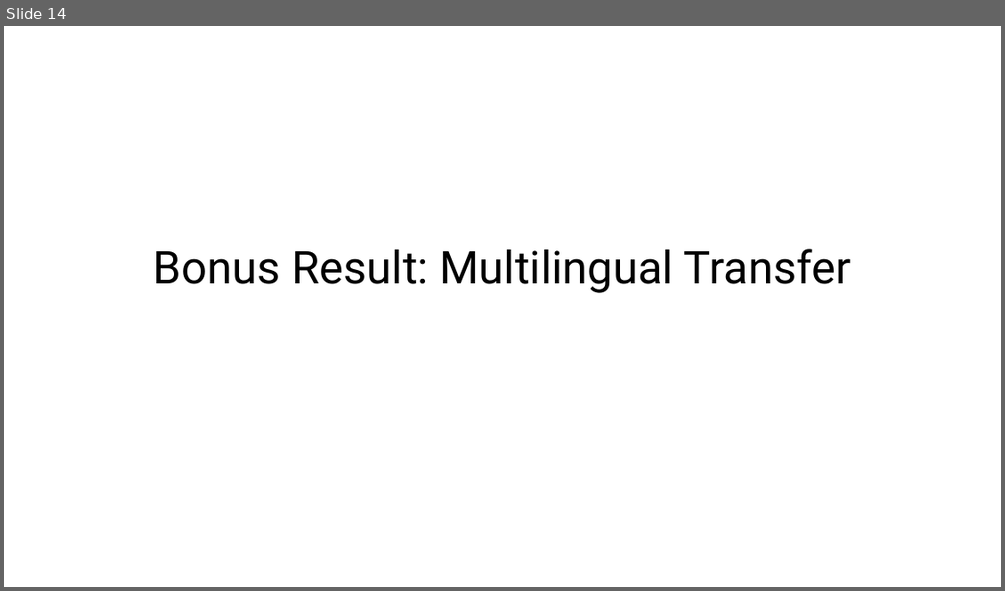
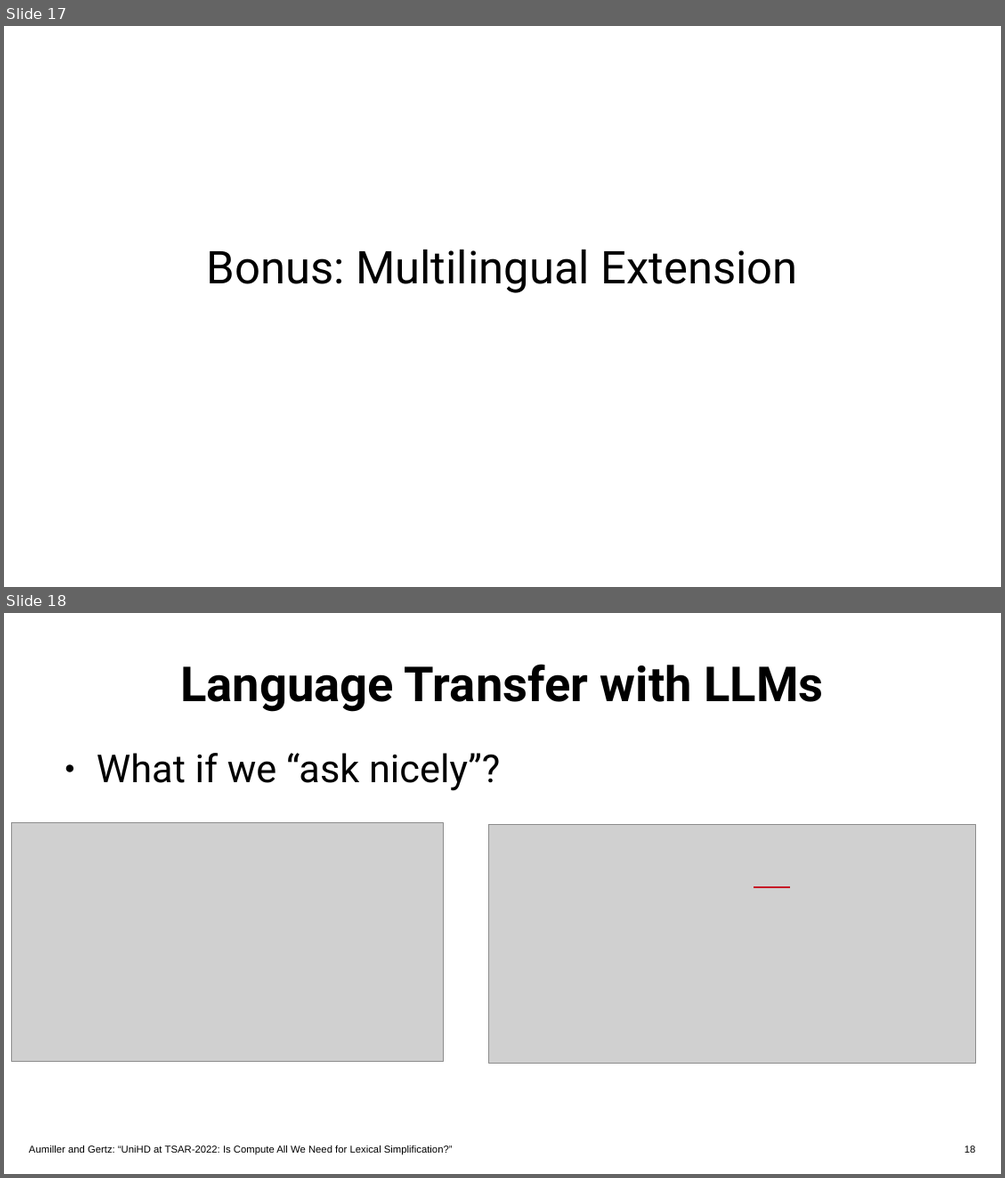
Before and after one commit to dennlinger/TSAR-2022-Shared-Task, a slide deck: presentation/uniHD_tsar.pptx. Shown one above the other, each under a label of ours: slide 14 before the commit, slides 17 and 18 after it. The pictures are 1005x591 and 1005x1178 pixels, drawn with LibreOffice and Linux fonts; fonts in the diff are those of the drawing; grey boxes stand for pictures; background and template pictures are left out. Boxes give left, top, right and bottom in pixels: in the first picture for what was removed or moved away, otherwise in the second. Text is boxed around its words. In the diff, an @@ line names an element or a change of style, - is before the commit and + after.

```diff
--- a/presentation/uniHD_tsar.pptx
+++ b/presentation/uniHD_tsar.pptx
@@ slide 18 added at <box>4,613,1001,1174</box>, background #FFFFFF @@
@@ text added at <box>180,664,823,712</box>, 38.5 pt, text #000000, bold @@
+Language Transfer with LLMs
@@ text added at <box>97,753,500,791</box>, 30.7 pt, text #000000 @@
+● What if we “ask nicely”?
@@ picture added at <box>12,823,444,1062</box> @@
@@ picture added at <box>489,825,976,1063</box> @@
@@ line added from (754, 887) to (790, 887), #C61826 1.5 pt @@
@@ free added at <box>29,1140,693,1155</box>, 8 pt, text #000000 @@
+Aumiller and Gertz: “UniHD at TSAR-2022: Is Compute All We Need for Lexical Simplification?”
@@ page number added at <box>723,1140,977,1155</box>, 8 pt, text #000000 @@
+18
@@ what was slide 14 is now slide 17 @@
@@ slide 17 changed as well @@
@@ text at <box>207,249,798,293</box>: text changed @@
-Bonus Result: Multilingual Transfer
+Bonus: Multilingual Extension
```
Also in this commit, not shown: 6 other slides changed, 14 other slides added, 17 slides removed, 16 other files.
